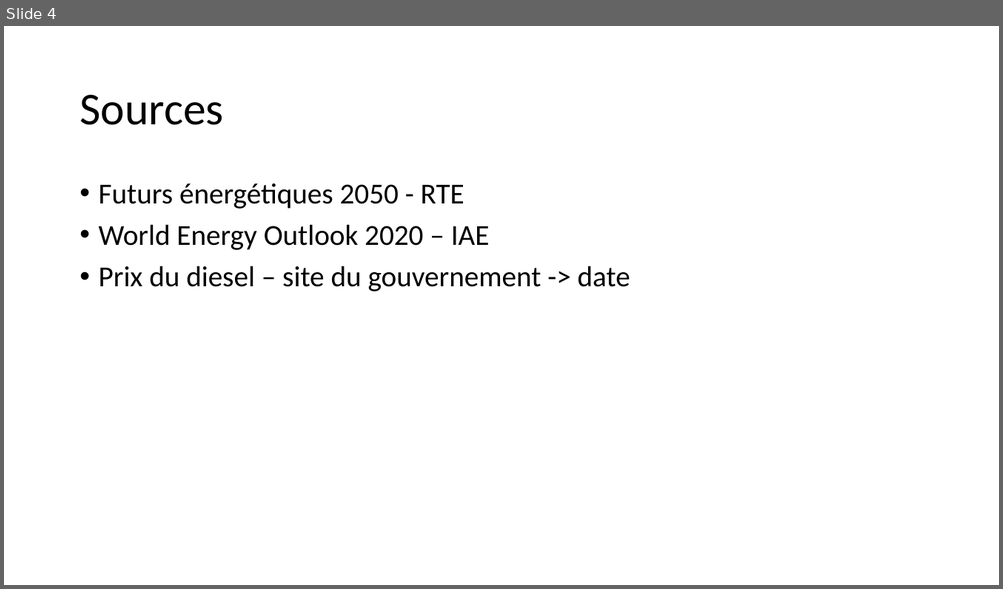
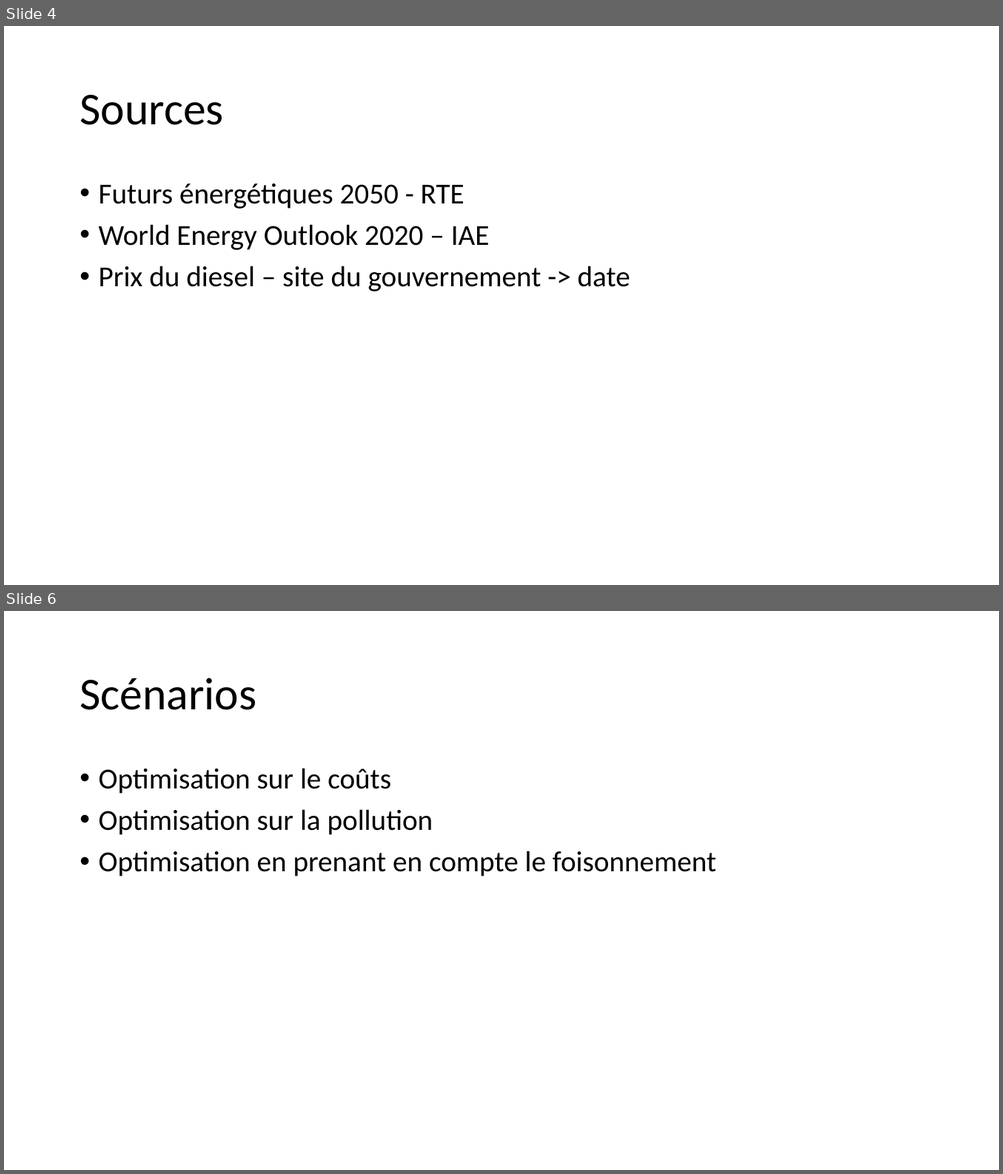
Before and after one commit to cledat/Projet-EA314, a slide deck: rapport.pptx. Shown one above the other, each under a label of ours: slide 4 before the commit, slides 4 and 6 after it; the slides between them are not shown. The pictures are 1003x589 and 1003x1174 pixels, drawn with LibreOffice and Linux fonts; fonts in the diff are those of the drawing. Boxes give left, top, right and bottom in pixels: in the first picture for what was removed or moved away, otherwise in the second. Text is boxed around its words. In the diff, an @@ line names an element or a change of style, - is before the commit and + after.

```diff
--- a/rapport.pptx
+++ b/rapport.pptx
@@ slide 6 added at bbox=[4, 611, 999, 1170], background #FFFFFF @@
@@ title added at bbox=[79, 678, 256, 710], 44 pt, text #000000 @@
+Scénarios
@@ text added at bbox=[99, 768, 716, 877], 28 pt, text #000000 @@
+• Optimisation sur le coûts
+• Optimisation sur la pollution
+• Optimisation en prenant en compte le foisonnement
```
Also in this commit, not shown: 1 slide changed, 2 other slides added, 1 other file.
